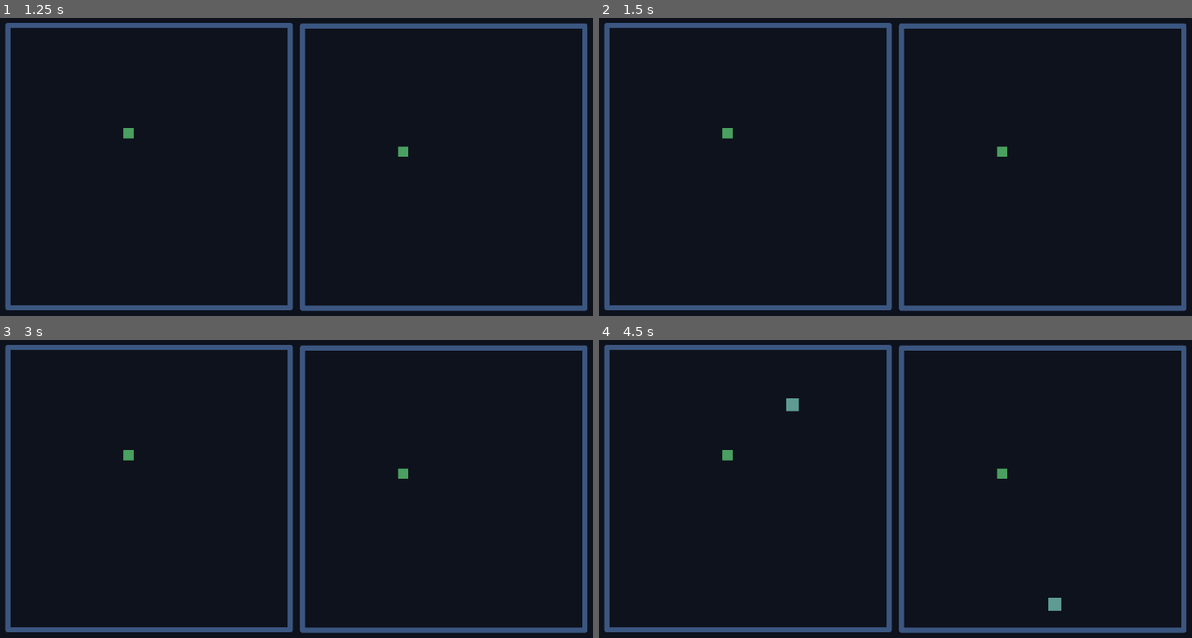
Above: before the commit, frames 1-4 (two rows, left to right).
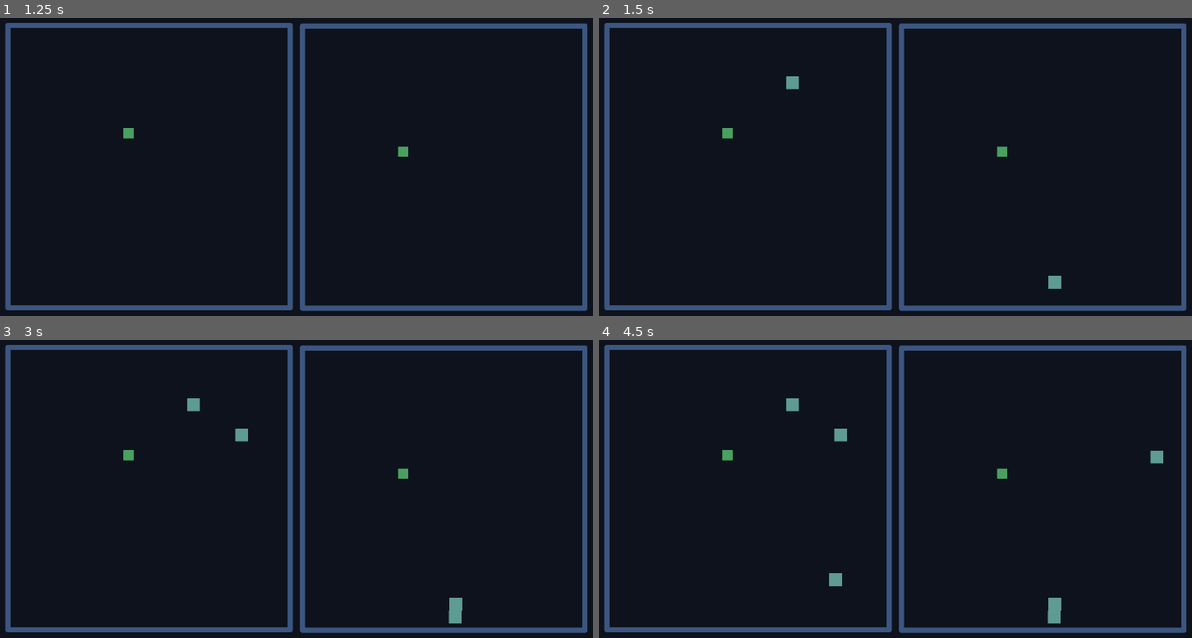
Above: after the commit, the same moments.

Repository: Marina-Banov/ggj-2026
Game: Godot game, scene res://Scenes/game.tscn
The game is run twice, just before and just after one commit, with the same random seed, the same clock (stepped at 60 frames per second) and the same inputs.
Inputs:
- Up to frame 1 (1.25 s): tap Enter at 0.5 s
- Up to frame 2 (1.5 s): tap Space at 1.25 s
- Up to frame 3 (3 s): tap Enter at 2 s; tap Space at 2.75 s
- Up to frame 4 (4.5 s): tap Enter at 3.5 s; tap Space at 4.25 s

Frame 1 is identical in both runs. In frame 2, 0.2% of the frame differs, in the area x 31-78%, y 19-91%; in frame 3, 0.4%, in the area x 31-78%, y 19-96%; in frame 4, 0.4%.

Commit message:
config collision layers/masks

Diff:
--- a/Scenes/arena.tscn
+++ b/Scenes/arena.tscn
@@ -22,6 +22,7 @@
 script = ExtResource("1_ubfh8")
 
 [node name="StaticBody2D" type="StaticBody2D" parent="."]
+collision_mask = 0
 
 [node name="Line2D" type="Line2D" parent="StaticBody2D"]
 points = PackedVector2Array(0, 0, 0, 550)
@@ -34,6 +35,7 @@
 shape = SubResource("SegmentShape2D_444vf")
 
 [node name="StaticBody2D2" type="StaticBody2D" parent="."]
+collision_mask = 0
 
 [node name="Line2D" type="Line2D" parent="StaticBody2D2"]
 points = PackedVector2Array(0, 0, 550, 0)
@@ -45,6 +47,7 @@
 shape = SubResource("SegmentShape2D_g21bf")
 
 [node name="StaticBody2D3" type="StaticBody2D" parent="."]
+collision_mask = 0
 
 [node name="Line2D" type="Line2D" parent="StaticBody2D3"]
 points = PackedVector2Array(550, 550, 0, 550)
@@ -57,6 +60,7 @@
 shape = SubResource("SegmentShape2D_ubfh8")
 
 [node name="StaticBody2D4" type="StaticBody2D" parent="."]
+collision_mask = 0
 
 [node name="Line2D" type="Line2D" parent="StaticBody2D4"]
 points = PackedVector2Array(550, 0, 550, 550)
@@ -69,7 +73,7 @@
 shape = SubResource("SegmentShape2D_27ga2")
 
 [node name="Timer" type="Timer" parent="."]
-wait_time = 3.0
+wait_time = 1.492
 autostart = true
 
 [connection signal="timeout" from="Timer" to="." method="spawn_pickup"]
--- a/Scenes/pickup.tscn
+++ b/Scenes/pickup.tscn
@@ -6,6 +6,8 @@
 size = Vector2(25, 25)
 
 [node name="Pickup" type="Area2D"]
+collision_layer = 4
+collision_mask = 2
 script = ExtResource("1_iqk3k")
 
 [node name="CollisionShape2D" type="CollisionShape2D" parent="."]
--- a/Scenes/player.tscn
+++ b/Scenes/player.tscn
@@ -8,6 +8,8 @@
 size = Vector2(18, 18)
 
 [node name="Player" type="CharacterBody2D"]
+collision_layer = 2
+collision_mask = 9
 script = ExtResource("1_4flbx")
 
 [node name="CollisionShape2D" type="CollisionShape2D" parent="."]
@@ -20,6 +22,8 @@
 
 [node name="HurtBox" type="Area2D" parent="."]
 unique_name_in_owner = true
+collision_layer = 2
+collision_mask = 9
 
 [node name="CollisionShape2D" type="CollisionShape2D" parent="HurtBox"]
 shape = SubResource("RectangleShape2D_v0iea")
--- a/Scenes/projectile.tscn
+++ b/Scenes/projectile.tscn
@@ -7,6 +7,8 @@
 b = Vector2(5, 0)
 
 [node name="Projectile" type="Area2D"]
+collision_layer = 8
+collision_mask = 2
 script = ExtResource("1_a85iw")
 
 [node name="Line2D" type="Line2D" parent="."]
--- a/project.godot
+++ b/project.godot
@@ -72,3 +72,10 @@
 "events": [Object(InputEventKey,"resource_local_to_scene":false,"resource_name":"","device":-1,"window_id":0,"alt_press …(195 unchanged characters)…
 ]
 }
+
+[layer_names]
+
+2d_physics/layer_1="Environment"
+2d_physics/layer_2="Player"
+2d_physics/layer_3="Items"
+2d_physics/layer_4="Enemies"
